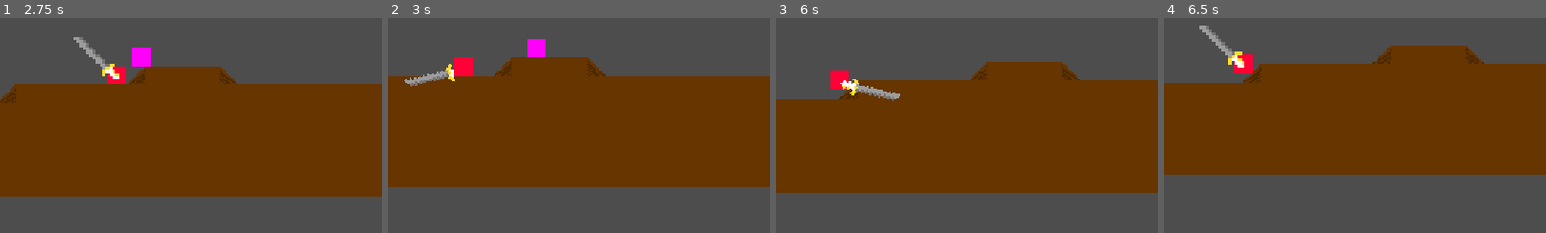
Above: before the commit, frames 1-4 (left to right).
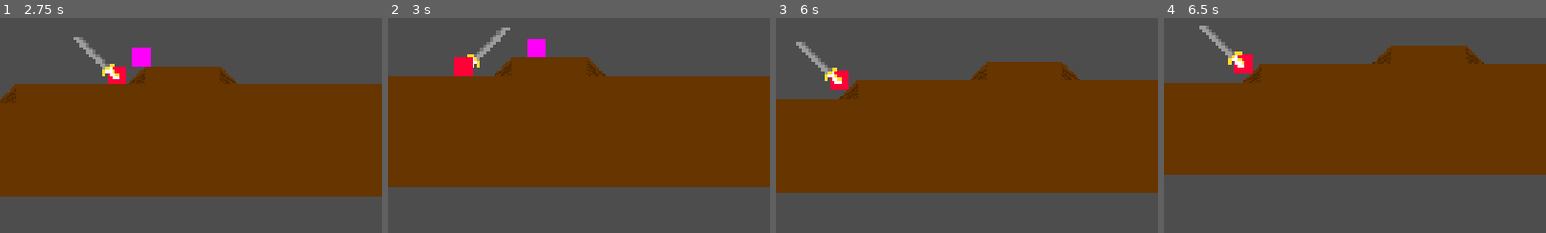
Above: after the commit, the same moments.

Repository: battlecatslover11/13EOYP-Game
Game: Godot game, scene res://MenuAssets/Title_Screen.tscn
Same seed, same stepped clock (60 frames per second), same inputs: the game is played once before the commit and once after it.
Inputs:
- Up to frame 1 (2.75 s): click "Start" at 0.5 s; hold Right (right) from 1.28 s (still down); tap X (attack) at 1.35 s; tap Up (jump) at 1.52, 2.27 s; tap Shift (dash) at 2.1 s
- Up to frame 2 (3 s): release Right (right) at 2.78 s; hold Left (left) from 2.78 s (still down); tap X (attack) at 2.85 s
- Up to frame 3 (6 s): release Left (left) at 3.53 s; hold Right (right) 3.53-5.03 s; tap Shift (dash) at 3.6, 5.1 s; tap Up (jump) at 3.77, 4.52, 5.27 s; tap X (attack) at 4.35, 5.85 s; hold Left (left) 5.03-5.78 s; hold Right (right) from 5.78 s (still down)
- Up to frame 4 (6.5 s): keep holding Right (right)
The pictures show only the part of the screen within x 40-90%, y 37-87%; the shares and areas given below are measured in that part.

Frame 1 is identical in both runs. In frame 2, 0.9% of the frame differs, in the area x 4-32%, y 4-32%; in frame 3, 1.1%, in the area x 5-33%, y 11-39%; in frame 4, nothing differs.

Commit message:
fixed attack cooldown and started working on pause menu

Diff:
--- a/Scripts/player.gd
+++ b/Scripts/player.gd
@@ -123,22 +123,20 @@
 func _on_dash_timer_2_timeout():
 	dash_buffer = true
 
-
-
-
 func _on_animation_player_animation_finished(anim_name: StringName) -> void:
 	if anim_name == "Sword_Swing":
 		$AnimatedSprite2D/Sword/AnimationPlayer.speed_scale = $AnimatedSprite2D/Sword/AnimationPlayer.get_animation("Sword_Return").length / sword_return_time
 		$AnimatedSprite2D/Sword/AnimationPlayer.play("Sword_Return")
-		$Attack_Cooldown.start()
 	else:
 		can_slash = true
 	if anim_name == "Flip_Sword_Swing":
 		$AnimatedSprite2D/Sword/AnimationPlayer.speed_scale = $AnimatedSprite2D/Sword/AnimationPlayer.get_animation("Flip_Sword_Return").length / sword_return_time
 		$AnimatedSprite2D/Sword/AnimationPlayer.play("Flip_Sword_Return")
-		$Attack_Cooldown.start()
 	else:
 		can_slash = true
+	can_slash = false
+	$Attack_Cooldown.start()
+	await $Attack_Cooldown.timeout
 
 func _on_hurtbox_area_entered(area):
 	if is_hurt:
@@ -168,11 +166,8 @@
 	velocity.x = knockback_direction
 	move_and_slide()
 
-
 func _on_hurtbox_area_exited(area):
 	enemy_collisions.erase(area)
 
-
-
 func _on_attack_cooldown_timeout():
 	can_slash = true
--- /dev/null
+++ b/new_shader.gdshader
@@ -0,0 +1,12 @@
+shader_type canvas_item;
+uniform sampler2D SCREEN_TEXTURE: hint_screen_texture, filter_linear_mipmap;
+uniform float lod: hint_range(0.0, 5) = 0.0;
+void fragment() {
+	vec4 color = texture(SCREEN_TEXTURE, SCREEN_UV, lod);
+	COLOR = color;
+}
+
+//void light() {
+//	// Called for every pixel for every light affecting the CanvasItem.
+//	// Uncomment to replace the default light processing function with this one.
+//}
--- /dev/null
+++ b/pause_menu.tscn
@@ -0,0 +1,190 @@
+[gd_scene format=3 uid="uid://ilf8vjk7imls"]
+
+[ext_resource type="Shader" uid="uid://b0rn3rue4edmi" path="res://new_shader.gdshader" id="1_hdmo1"]
+
+[sub_resource type="ShaderMaterial" id="ShaderMaterial_vpnsq"]
+shader = ExtResource("1_hdmo1")
+shader_parameter/lod = 0.0
+
+[sub_resource type="Animation" id="Animation_nwcfo"]
+length = 0.001
+tracks/0/type = "bezier"
+tracks/0/imported = false
+tracks/0/enabled = true
+tracks/0/path = NodePath("ColorRect:material:shader_parameter/lod")
+tracks/0/interp = 1
+tracks/0/loop_wrap = true
+tracks/0/keys = {
+"handle_modes": PackedInt32Array(0),
+"points": PackedFloat32Array(0, -0.15, 0, 0.15, 0),
+"times": PackedFloat32Array(0)
+}
+tracks/1/type = "bezier"
+tracks/1/imported = false
+tracks/1/enabled = true
+tracks/1/path = NodePath("PanelContainer:self_modulate:r")
+tracks/1/interp = 1
+tracks/1/loop_wrap = true
+tracks/1/keys = {
+"handle_modes": PackedInt32Array(0),
+"points": PackedFloat32Array(1, -0.15, 0, 0.15, 0),
+"times": PackedFloat32Array(0)
+}
+tracks/2/type = "bezier"
+tracks/2/imported = false
+tracks/2/enabled = true
+tracks/2/path = NodePath("PanelContainer:self_modulate:g")
+tracks/2/interp = 1
+tracks/2/loop_wrap = true
+tracks/2/keys = {
+"handle_modes": PackedInt32Array(0),
+"points": PackedFloat32Array(1, -0.15, 0, 0.15, 0),
+"times": PackedFloat32Array(0)
+}
+tracks/3/type = "bezier"
+tracks/3/imported = false
+tracks/3/enabled = true
+tracks/3/path = NodePath("PanelContainer:self_modulate:b")
+tracks/3/interp = 1
+tracks/3/loop_wrap = true
+tracks/3/keys = {
+"handle_modes": PackedInt32Array(0),
+"points": PackedFloat32Array(1, -0.15, 0, 0.15, 0),
+"times": PackedFloat32Array(0)
+}
+tracks/4/type = "bezier"
+tracks/4/imported = false
+tracks/4/enabled = true
+tracks/4/path = NodePath("PanelContainer:self_modulate:a")
+tracks/4/interp = 1
+tracks/4/loop_wrap = true
+tracks/4/keys = {
+"handle_modes": PackedInt32Array(0),
+"points": PackedFloat32Array(1, -0.15, 0, 0.15, 0),
+"times": PackedFloat32Array(0)
+}
+
+[sub_resource type="Animation" id="Animation_05uyy"]
+resource_name = "blur"
+length = 0.3
+tracks/0/type = "bezier"
+tracks/0/imported = false
+tracks/0/enabled = true
+tracks/0/path = NodePath("ColorRect:material:shader_parameter/lod")
+tracks/0/interp = 1
+tracks/0/loop_wrap = true
+tracks/0/keys = {
+"handle_modes": PackedInt32Array(0, 2),
+"points": PackedFloat32Array(0, -0.15, 0, 0.15, 0, 0.8, -0.050000004, -0.13333334, 0, 0),
+"times": PackedFloat32Array(0, 0.3)
+}
+tracks/1/type = "bezier"
+tracks/1/imported = false
+tracks/1/enabled = true
+tracks/1/path = NodePath("PanelContainer:self_modulate:r")
+tracks/1/interp = 1
+tracks/1/loop_wrap = true
+tracks/1/keys = {
+"handle_modes": PackedInt32Array(2, 0),
+"points": PackedFloat32Array(1, 0, 0, 0.050000004, 0, 1, -0.15, 0, 0.15, 0),
+"times": PackedFloat32Array(0, 0.3)
+}
+tracks/2/type = "bezier"
+tracks/2/imported = false
+tracks/2/enabled = true
+tracks/2/path = NodePath("PanelContainer:self_modulate:g")
+tracks/2/interp = 1
+tracks/2/loop_wrap = true
+tracks/2/keys = {
+"handle_modes": PackedInt32Array(2, 0),
+"points": PackedFloat32Array(1, 0, 0, 0.050000004, 0, 1, -0.15, 0, 0.15, 0),
+"times": PackedFloat32Array(0, 0.3)
+}
+tracks/3/type = "bezier"
+tracks/3/imported = false
+tracks/3/enabled = true
+tracks/3/path = NodePath("PanelContainer:self_modulate:b")
+tracks/3/interp = 1
+tracks/3/loop_wrap = true
+tracks/3/keys = {
+"handle_modes": PackedInt32Array(2, 0),
+"points": PackedFloat32Array(1, 0, 0, 0.050000004, 0, 1, -0.15, 0, 0.15, 0),
+"times": PackedFloat32Array(0, 0.3)
+}
+tracks/4/type = "bezier"
+tracks/4/imported = false
+tracks/4/enabled = true
+tracks/4/path = NodePath("PanelContainer:self_modulate:a")
+tracks/4/interp = 1
+tracks/4/loop_wrap = true
+tracks/4/keys = {
+"handle_modes": PackedInt32Array(2, 0),
+"points": PackedFloat32Array(0, 0, 0, 0.050000004, 0.16666667, 1, -0.15, 0, 0.15, 0),
+"times": PackedFloat32Array(0, 0.3)
+}
+
+[sub_resource type="AnimationLibrary" id="AnimationLibrary_p81d2"]
+_data = {
+&"RESET": SubResource("Animation_nwcfo"),
+&"blur": SubResource("Animation_05uyy")
+}
+
+[node name="PauseMenu" type="Control" unique_id=341142192]
+process_mode = 3
+layout_mode = 3
+anchors_preset = 15
+anchor_right = 1.0
+anchor_bottom = 1.0
+grow_horizontal = 2
+grow_vertical = 2
+
+[node name="ColorRect" type="ColorRect" parent="." unique_id=2095736948]
+material = SubResource("ShaderMaterial_vpnsq")
+layout_mode = 0
+offset_left = -97.0
+offset_top = -171.0
+offset_right = 1277.0
+offset_bottom = 1203.0
+
+[node name="PanelContainer" type="PanelContainer" parent="." unique_id=776766848]
+layout_mode = 1
+anchors_preset = 8
+anchor_left = 0.5
+anchor_top = 0.5
+anchor_right = 0.5
+anchor_bottom = 0.5
+offset_left = -346.5
+offset_top = -219.0
+offset_right = 346.5
+offset_bottom = 219.0
+grow_horizontal = 2
+grow_vertical = 2
+
+[node name="VBoxContainer" type="VBoxContainer" parent="PanelContainer" unique_id=1672841520]
+layout_mode = 2
+size_flags_horizontal = 4
+size_flags_vertical = 4
+
+[node name="Resume" type="Button" parent="PanelContainer/VBoxContainer" unique_id=1563528954]
+layout_mode = 2
+size_flags_horizontal = 4
+size_flags_vertical = 0
+theme_override_font_sizes/font_size = 31
+text = "Resume"
+
+[node name="Restart" type="Button" parent="PanelContainer/VBoxContainer" unique_id=2053655727]
+layout_mode = 2
+size_flags_horizontal = 4
+size_flags_vertical = 4
+theme_override_font_sizes/font_size = 31
+text = "Restart"
+
+[node name="Quit" type="Button" parent="PanelContainer/VBoxContainer" unique_id=592338951]
+layout_mode = 2
+size_flags_horizontal = 4
+size_flags_vertical = 8
+theme_override_font_sizes/font_size = 31
+text = "Quit"
+
+[node name="AnimationPlayer" type="AnimationPlayer" parent="." unique_id=1802594158]
+libraries/ = SubResource("AnimationLibrary_p81d2")
Not shown, added: new_shader.gdshader.uid
